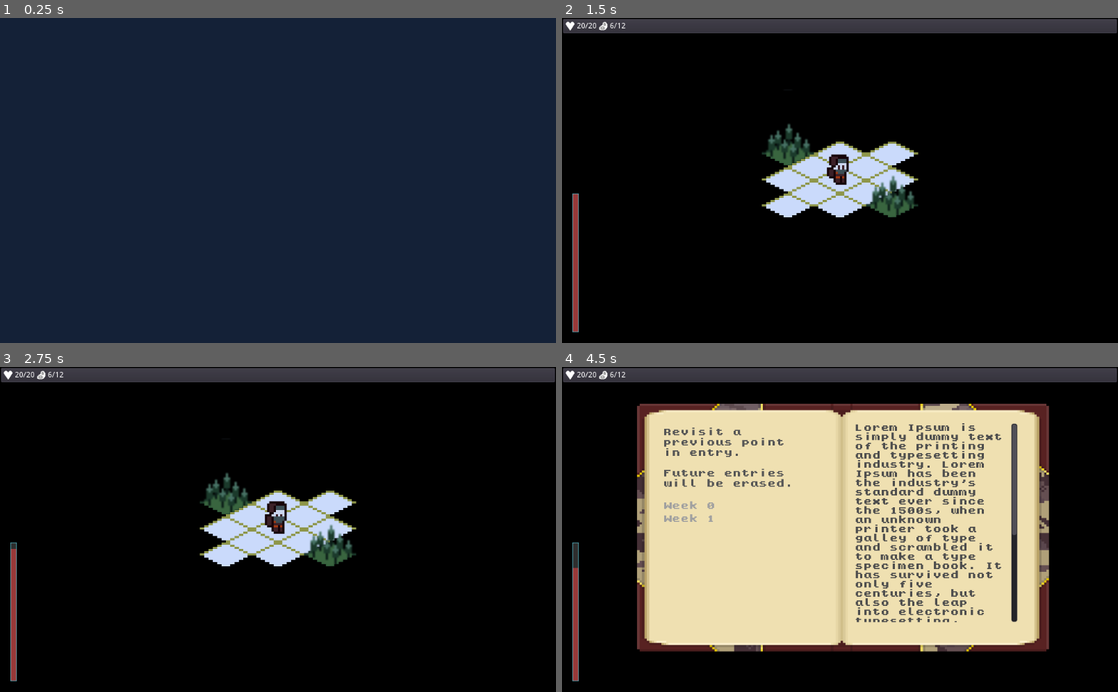
Above: before the commit, frames 1-4 (two rows, left to right).
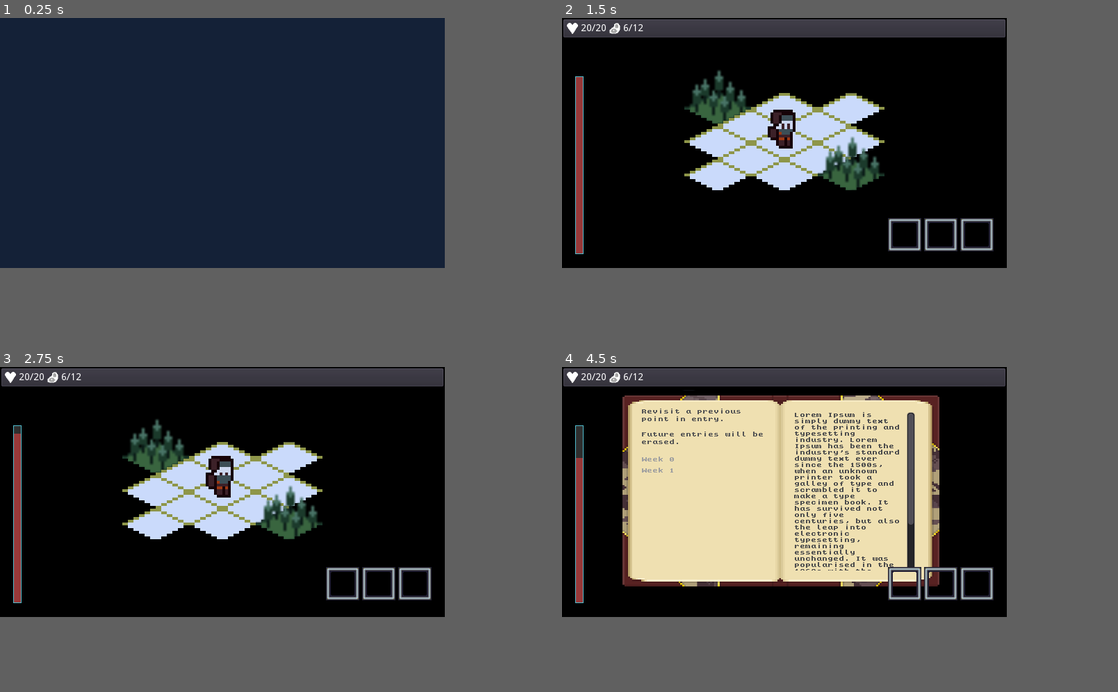
Above: after the commit, the same moments.

Repository: ZeeHatcher/project-forgotten
Game: Godot game, scene res://scenes/start_screen/start_screen.tscn
Same seed, same stepped clock (60 frames per second), same inputs: the game is played once before the commit and once after it.
Inputs (mouse positions are in pixels of both pictures, inside the frame that each line leads up to):
- Up to frame 1 (0.25 s): no input
- Up to frame 2 (1.5 s): tap Enter at 0.5 s; move the mouse to (962, 164) at 0.52 s; hold D (move_right) 0.53-1.25 s; tap Tab (journal) at 0.6 s; click (962, 164) at 0.67 s; click "Start" at 1.25 s
- Up to frame 3 (2.75 s): click (428, 649) at 2.02 s
- Up to frame 4 (4.5 s): click (1034, 649) at 2.77 s; click (1079, 649) at 3.52 s; move the mouse to (728, 545) at 4.27 s; hold S (move_down) from 4.28 s (still down); tap Tab (journal) at 4.35 s
In our replay, the window is 800x468 before the commit and 640x360 after it. These sizes can differ from the game's own. Grey fills any space a smaller window leaves; there, only what the larger window draws over its background counts as a difference.

The runs differ from the first frame. In frame 1, only the window size differs. In frame 2, 15% of the frame differs, in the area x 0-100%, y 0-97%; in frame 3, 15%; in frame 4, 43%.

Commit message:
resized game to 640x360

Diff:
--- a/main.tscn
+++ b/main.tscn
@@ -18,6 +18,7 @@
 [ext_resource path="res://resources/terrain_tileset.tres" type="TileSet" id=16]
 [ext_resource path="res://misc/gamesave_service.gd" type="Script" id=17]
 [ext_resource path="res://ui/journal/journal.tscn" type="PackedScene" id=18]
+[ext_resource path="res://assets/cubex4.png" type="Texture" id=19]
 
 [node name="Main" type="Node2D"]
 script = ExtResource( 9 )
@@ -70,10 +71,10 @@
 [node name="EventBoard" parent="CanvasLayer/CenterContainer" instance=ExtResource( 2 )]
 pause_mode = 2
 visible = false
-margin_left = 508.0
-margin_top = 282.0
-margin_right = 516.0
-margin_bottom = 318.0
+margin_left = 316.0
+margin_top = 162.0
+margin_right = 324.0
+margin_bottom = 198.0
 
 [node name="TopBar" parent="CanvasLayer" instance=ExtResource( 7 )]
 margin_bottom = 30.0
@@ -113,6 +114,36 @@
 [node name="Journal" parent="CanvasLayer" instance=ExtResource( 18 )]
 visible = false
 
+[node name="HBoxContainer" type="HBoxContainer" parent="CanvasLayer"]
+anchor_left = 1.0
+anchor_top = 1.0
+anchor_right = 1.0
+anchor_bottom = 1.0
+margin_left = -171.0
+margin_top = -72.0
+margin_right = -19.0
+margin_bottom = -24.0
+grow_horizontal = 0
+grow_vertical = 0
+alignment = 2
+
+[node name="TextureButton" type="TextureButton" parent="CanvasLayer/HBoxContainer"]
+margin_right = 48.0
+margin_bottom = 48.0
+texture_normal = ExtResource( 19 )
+
+[node name="TextureButton3" type="TextureButton" parent="CanvasLayer/HBoxContainer"]
+margin_left = 52.0
+margin_right = 100.0
+margin_bottom = 48.0
+texture_normal = ExtResource( 19 )
+
+[node name="TextureButton2" type="TextureButton" parent="CanvasLayer/HBoxContainer"]
+margin_left = 104.0
+margin_right = 152.0
+margin_bottom = 48.0
+texture_normal = ExtResource( 19 )
+
 [node name="EventService" type="Node" parent="."]
 script = ExtResource( 5 )
 player = NodePath("../Player")
--- a/project.godot
+++ b/project.godot
@@ -110,6 +110,8 @@
 
 [display]
 
+window/size/width=640
+window/size/height=360
 window/stretch/mode="viewport"
 window/stretch/aspect="keep"
 
--- a/scenes/start_screen/start_screen.tscn
+++ b/scenes/start_screen/start_screen.tscn
@@ -83,6 +83,8 @@
 script = ExtResource( 1 )
 
 [node name="Polygon2D" type="Polygon2D" parent="."]
+position = Vector2( -13.4554, -30.0784 )
+scale = Vector2( 0.64964, 0.64964 )
 color = Color( 0.0823529, 0.133333, 0.219608, 1 )
 polygon = PoolVector2Array( -251, -456, -248, 1033, 1321, 1028, 1329, -454 )
 
@@ -111,8 +113,8 @@
 [node name="Label" type="Label" parent="CanvasLayer/StartMenu/TitleCard/CenterContainer"]
 margin_left = 206.0
 margin_top = 273.0
-margin_right = 916.0
-margin_bottom = 335.0
+margin_right = 776.0
+margin_bottom = 323.0
 size_flags_horizontal = 0
 size_flags_vertical = 0
 theme = ExtResource( 2 )
@@ -136,15 +138,15 @@
 [node name="MarginContainer" type="MarginContainer" parent="CanvasLayer/StartMenu"]
 anchor_right = 1.0
 anchor_bottom = 1.0
-margin_left = 100.0
-margin_top = 100.0
-margin_right = -100.0
-margin_bottom = -100.0
+margin_left = 50.0
+margin_top = 50.0
+margin_right = -50.0
+margin_bottom = -50.0
 
 [node name="MainMenu" type="Control" parent="CanvasLayer/StartMenu/MarginContainer"]
 visible = false
-margin_right = 824.0
-margin_bottom = 400.0
+margin_right = 540.0
+margin_bottom = 260.0
 
 [node name="MainMenuOptions" type="VBoxContainer" parent="CanvasLayer/StartMenu/MarginContainer/MainMenu"]
 anchor_top = 0.5
@@ -201,8 +203,8 @@
 
 [node name="OptionsMenu" type="Control" parent="CanvasLayer/StartMenu/MarginContainer"]
 visible = false
-margin_right = 824.0
-margin_bottom = 400.0
+margin_right = 540.0
+margin_bottom = 260.0
 
 [node name="Label" type="Label" parent="CanvasLayer/StartMenu/MarginContainer/OptionsMenu"]
 anchor_left = 0.5
@@ -285,8 +287,8 @@
 
 [node name="CreditsMenu" type="Control" parent="CanvasLayer/StartMenu/MarginContainer"]
 visible = false
-margin_right = 824.0
-margin_bottom = 400.0
+margin_right = 540.0
+margin_bottom = 260.0
 
 [node name="Label" type="Label" parent="CanvasLayer/StartMenu/MarginContainer/CreditsMenu"]
 anchor_left = 0.5
--- a/scenes/ui_test.tscn
+++ b/scenes/ui_test.tscn
@@ -15,35 +15,35 @@
 margin_bottom = 40.0
 
 [node name="Label" type="Label" parent="VBoxContainer"]
-margin_right = 508.0
-margin_bottom = 62.0
+margin_right = 405.0
+margin_bottom = 50.0
 theme = ExtResource( 2 )
 text = "Special Title"
 
 [node name="Label2" type="Label" parent="VBoxContainer"]
-margin_top = 66.0
-margin_right = 508.0
-margin_bottom = 82.0
+margin_top = 54.0
+margin_right = 405.0
+margin_bottom = 62.0
 theme = ExtResource( 1 )
 text = "Default Body"
 
 [node name="Label3" type="Label" parent="VBoxContainer"]
-margin_top = 86.0
-margin_right = 508.0
-margin_bottom = 102.0
+margin_top = 66.0
+margin_right = 405.0
+margin_bottom = 74.0
 theme = ExtResource( 3 )
 text = "Outlined Body"
 
 [node name="Label4" type="Label" parent="VBoxContainer"]
-margin_top = 106.0
-margin_right = 508.0
-margin_bottom = 138.0
+margin_top = 78.0
+margin_right = 405.0
+margin_bottom = 104.0
 theme = ExtResource( 4 )
 text = "Big Body"
 
 [node name="Label5" type="Label" parent="VBoxContainer"]
-margin_top = 142.0
-margin_right = 508.0
-margin_bottom = 180.0
+margin_top = 108.0
+margin_right = 405.0
+margin_bottom = 126.0
 theme = ExtResource( 5 )
 text = "Default Title"
--- a/themes/big_body.tres
+++ b/themes/big_body.tres
@@ -13,7 +13,6 @@
 [sub_resource type="StyleBoxEmpty" id=6]
 
 [sub_resource type="DynamicFont" id=1]
-size = 28
 extra_spacing_top = 5
 extra_spacing_bottom = 5
 font_data = ExtResource( 1 )
--- a/themes/default_body.tres
+++ b/themes/default_body.tres
@@ -3,6 +3,7 @@
 [ext_resource path="res://assets/fonts/kongtext/kongtext.ttf" type="DynamicFontData" id=1]
 
 [sub_resource type="DynamicFont" id=1]
+size = 8
 font_data = ExtResource( 1 )
 
 [sub_resource type="StyleBoxEmpty" id=8]
--- a/themes/default_title.tres
+++ b/themes/default_title.tres
@@ -3,7 +3,6 @@
 [ext_resource path="res://assets/fonts/rubber-biscuit/RUBBBB__.TTF" type="DynamicFontData" id=1]
 
 [sub_resource type="DynamicFont" id=1]
-size = 36
 font_data = ExtResource( 1 )
 
 [resource]
--- a/themes/outlined_body.tres
+++ b/themes/outlined_body.tres
@@ -3,6 +3,7 @@
 [ext_resource path="res://assets/fonts/kongtext/kongtext.ttf" type="DynamicFontData" id=1]
 
 [sub_resource type="DynamicFont" id=1]
+size = 8
 outline_size = 2
 outline_color = Color( 0, 0, 0, 1 )
 font_data = ExtResource( 1 )
--- a/themes/special_titie.tres
+++ b/themes/special_titie.tres
@@ -3,7 +3,7 @@
 [ext_resource path="res://assets/fonts/rubber-biscuit/RUBBBB__.TTF" type="DynamicFontData" id=1]
 
 [sub_resource type="DynamicFont" id=1]
-size = 60
+size = 48
 outline_color = Color( 0.105882, 0.105882, 0.105882, 1 )
 font_data = ExtResource( 1 )
 
--- a/ui/journal/journal.tscn
+++ b/ui/journal/journal.tscn
@@ -6,22 +6,23 @@
 
 [node name="Journal" type="TextureRect"]
 pause_mode = 2
-margin_right = 1026.0
-margin_bottom = 597.0
+margin_left = 4.0
+margin_right = 621.0
+margin_bottom = 359.0
 theme = ExtResource( 2 )
 texture = ExtResource( 1 )
 expand = true
 script = ExtResource( 3 )
 
 [node name="LeftPage" type="VBoxContainer" parent="."]
-margin_left = 186.0
-margin_top = 112.0
-margin_right = 458.0
-margin_bottom = 486.0
+margin_left = 110.0
+margin_top = 60.0
+margin_right = 295.0
+margin_bottom = 292.0
 
 [node name="Label" type="Label" parent="LeftPage"]
-margin_right = 272.0
-margin_bottom = 130.0
+margin_right = 185.0
+margin_bottom = 187.0
 custom_colors/font_color = Color( 0.337255, 0.337255, 0.337255, 1 )
 text = "Revisit a previous point in entry.
 
@@ -30,9 +31,9 @@
 autowrap = true
 
 [node name="ItemList" type="ItemList" parent="LeftPage"]
-margin_top = 134.0
-margin_right = 272.0
-margin_bottom = 374.0
+margin_top = 191.0
+margin_right = 185.0
+margin_bottom = 232.0
 size_flags_horizontal = 3
 size_flags_vertical = 3
 theme = ExtResource( 2 )
@@ -45,15 +46,15 @@
 anchor_left = 1.0
 anchor_right = 1.0
 anchor_bottom = 1.0
-margin_left = -487.0
-margin_top = 104.0
-margin_right = -187.0
-margin_bottom = -126.0
+margin_left = -287.0
+margin_top = 65.0
+margin_right = -113.0
+margin_bottom = -66.0
 scroll_horizontal_enabled = false
 
 [node name="RichTextLabel" type="RichTextLabel" parent="RightPage"]
-margin_right = 300.0
-margin_bottom = 367.0
+margin_right = 174.0
+margin_bottom = 228.0
 size_flags_horizontal = 3
 size_flags_vertical = 3
 custom_colors/default_color = Color( 0.305882, 0.305882, 0.305882, 1 )
Binary file added: assets/cubex4.png
Not shown, added: assets/cubex4.png.import
Not shown: 1 places in main.tscn that only renumber resources
